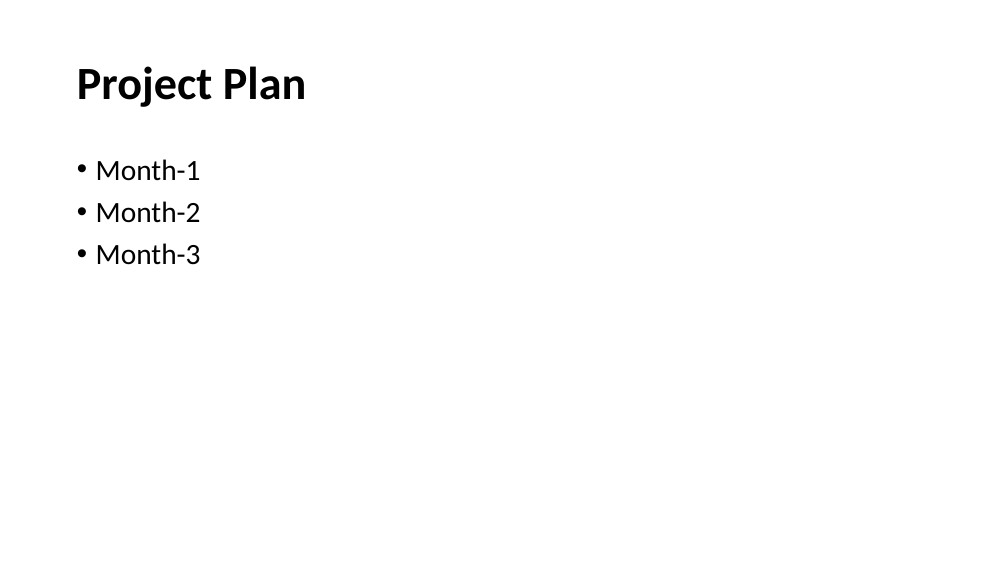
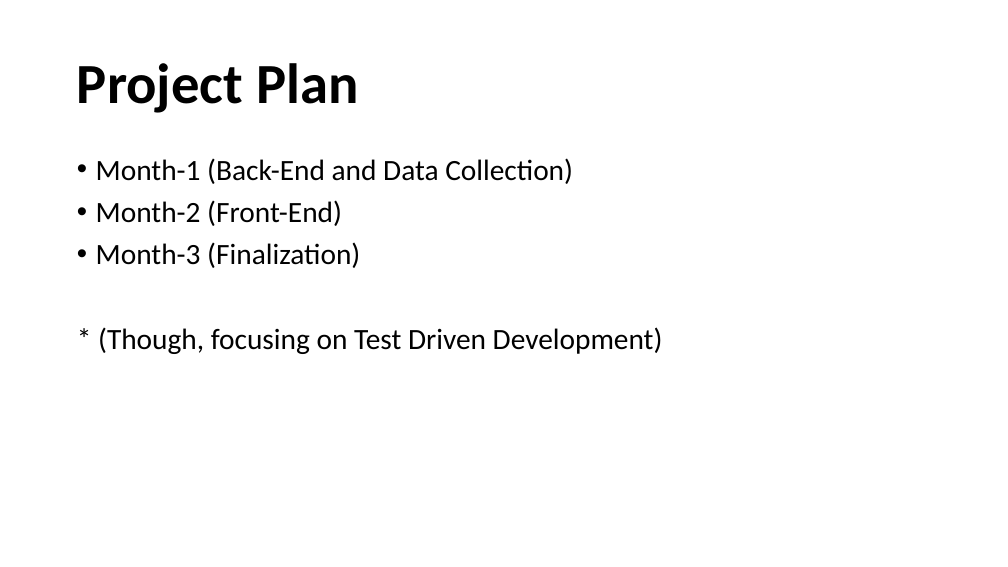
Before and after one commit to nsuspring2019cse299sec8/Group3, a slide deck: slide 9 of Documentation/Online Fashion Store.pptx. Drawn at 1008x567 pixels with LibreOffice and Linux fonts; fonts in the diff are those of the drawing; background and template pictures are left out. Boxes give left, top, right and bottom in pixels: in the first picture for what was removed or moved away, otherwise in the second. Text is boxed around its words. In the diff, an @@ line names an element or a change of style, - is before the commit and + after.

Commit message:
Project Slide

```diff
--- a/Documentation/Online Fashion Store.pptx
+++ b/Documentation/Online Fashion Store.pptx
@@ title "Project Plan" at <box>77,63,358,113</box>: size 44 to 54 pt @@
@@ text at <box>96,158,663,354</box>: text changed @@
-• Month-1
-• Month-2
-• Month-3
+• Month-1 (Back-End and Data Collection)
+• Month-2 (Front-End)
+• Month-3 (Finalization)
+* (Though, focusing on Test Driven Development)
```
Also in this commit, not shown: 6 other slides changed.
